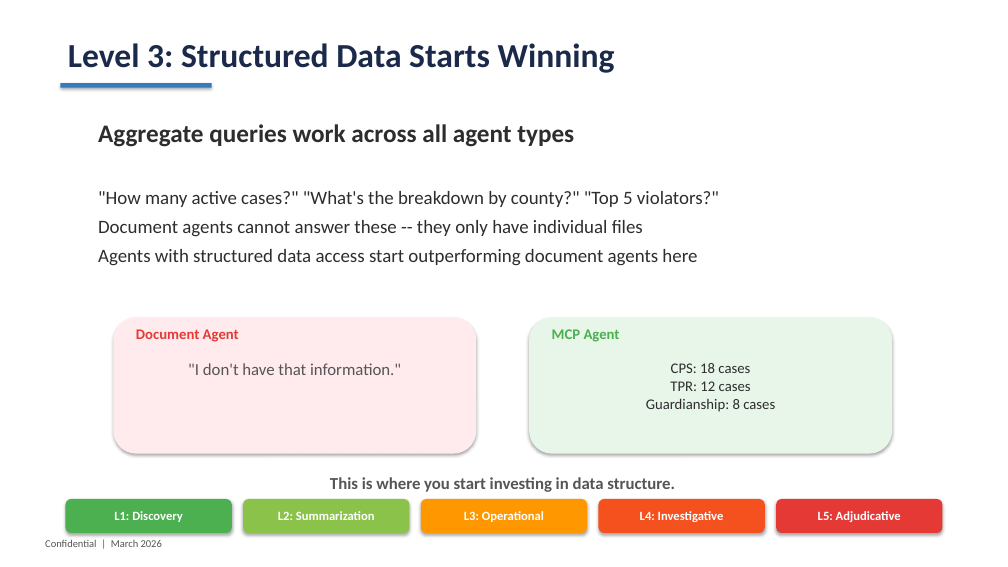
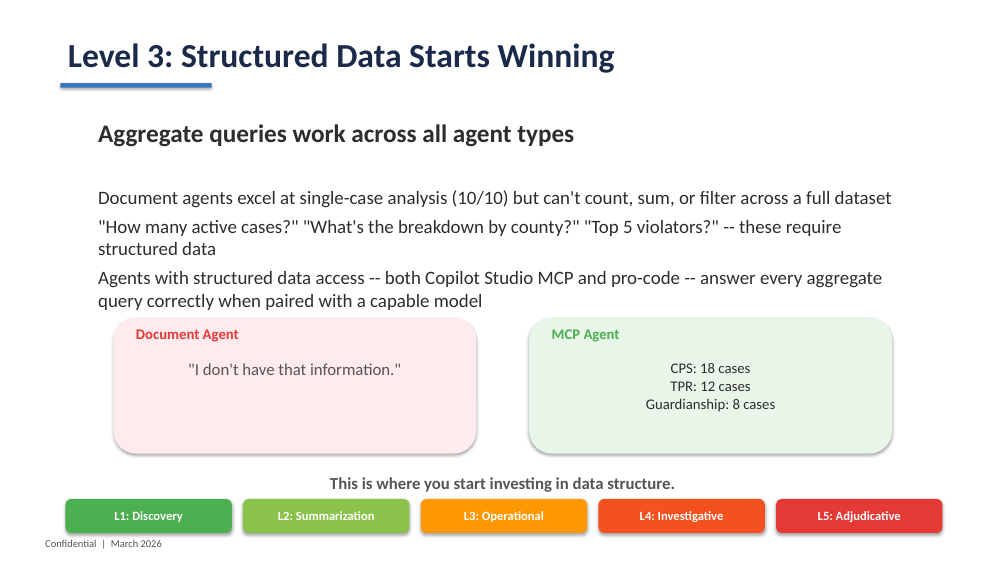
Before and after one commit to pogorman/dss-legal-case-agent, a slide deck: slide 9 of decks/agent-fidelity-spectrum.pptx (slide 5 before the commit). Drawn at 1008x567 pixels with LibreOffice and Linux fonts; fonts in the diff are those of the drawing. Boxes give left, top, right and bottom in pixels: in the first picture for what was removed or moved away, otherwise in the second. Text is boxed around its words. In the diff, an @@ line names an element or a change of style, - is before the commit and + after.

```diff
--- a/decks/agent-fidelity-spectrum.pptx
+++ b/decks/agent-fidelity-spectrum.pptx
@@ text at (98,190,892,310): text changed @@
-"How many active cases?" "What's the breakdown by county?" "Top 5 violators?"
-Document agents cannot answer these -- they only have individual files
-Agents with structured data access start outperforming document agents here
+Document agents excel at single-case analysis (10/10) but can't count, sum, or filter across a full dataset
+"How many active cases?" "What's the breakdown by county?" "Top 5 violators?" -- these require structured data
+Agents with structured data access -- both Copilot Studio MCP and pro-code -- answer every aggregate query correctly when paired with a capable model
```
Also in this commit, not shown: 4 other slides changed, 5 slides added, 11 other files.
